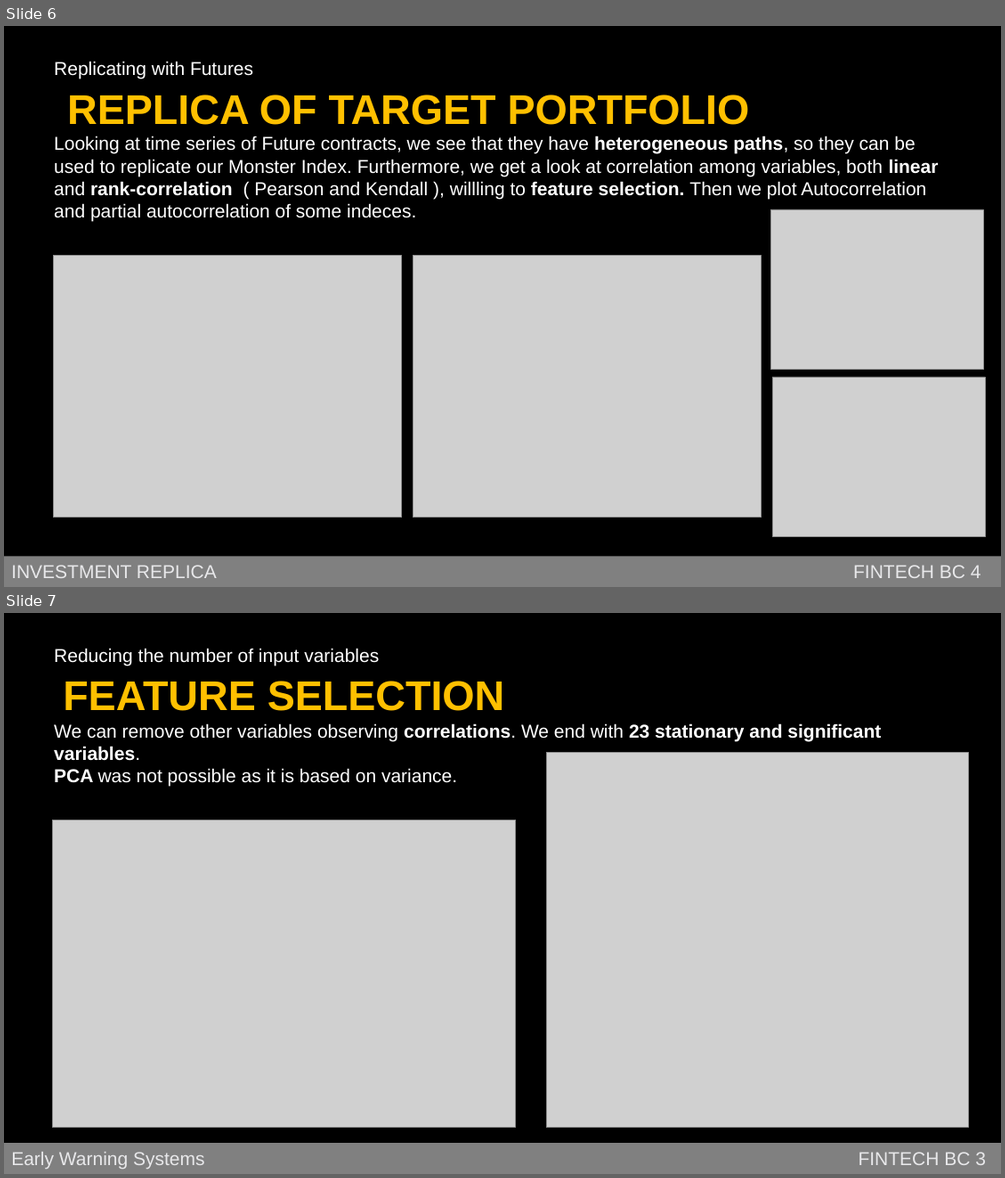
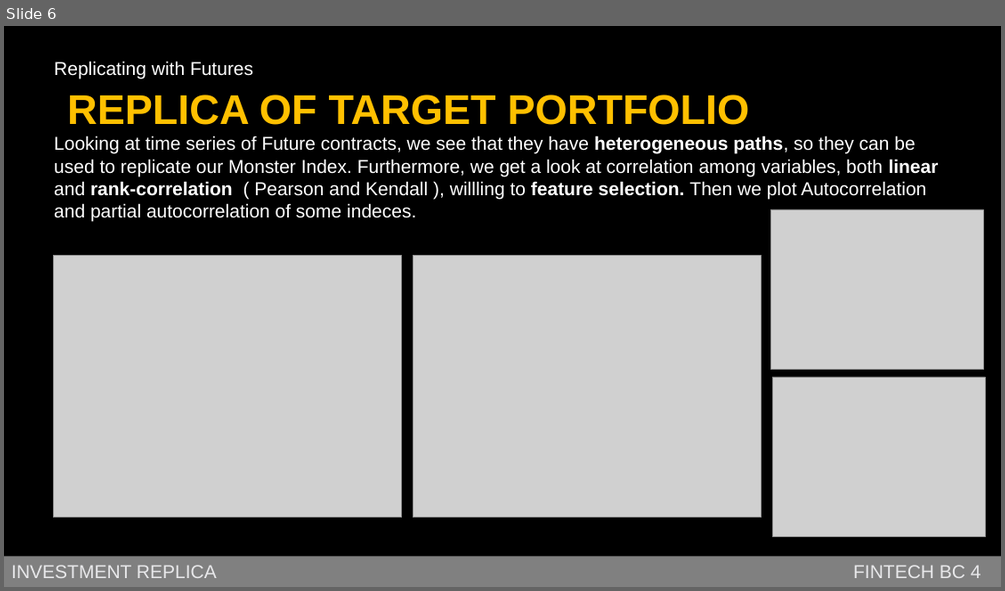
Before and after one commit to jstringara/Fintech, a slide deck: BC4/Bozza.pptx. Shown one above the other, each under a label of ours: slides 6 and 7 before the commit, slide 6 after it. The pictures are 1005x1178 and 1005x591 pixels, drawn with LibreOffice and Linux fonts; fonts in the diff are those of the drawing; grey boxes stand for pictures; background and template pictures are left out. Boxes give left, top, right and bottom in pixels: in the first picture for what was removed or moved away, otherwise in the second. Text is boxed around its words. In the diff, an @@ line names an element or a change of style, - is before the commit and + after.

```diff
--- a/BC4/Bozza.pptx
+++ b/BC4/Bozza.pptx
@@ slide 7 removed at <box>4,613,1001,1174</box>, background picture (left out) @@
@@ text removed at <box>54,648,379,666</box> @@
-Reducing the number of input variables
@@ text removed at <box>63,681,505,711</box> @@
-FEATURE SELECTION
@@ text removed at <box>54,723,881,786</box> @@
-We can remove other variables observing correlations. We end with 23 stationary and significant variables.
-PCA was not possible as it is based on variance.
@@ picture removed at <box>546,753,968,1127</box> @@
@@ picture removed at <box>53,820,517,1127</box> @@
@@ rectangle removed at <box>4,1143,1001,1174</box> @@
-Early Warning Systems FINTECH BC 3
```
Also in this commit, not shown: 2 slides added, 1 other slide removed, 1 other file.
